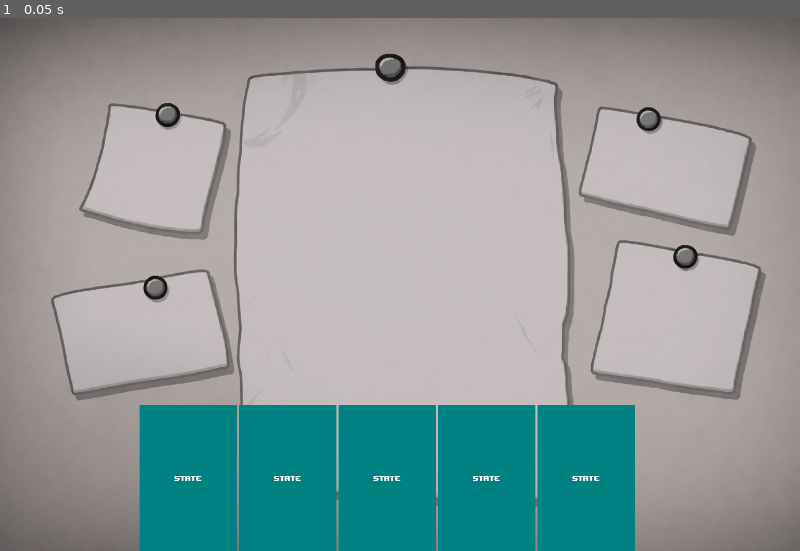
Above: before the commit, frame 1.
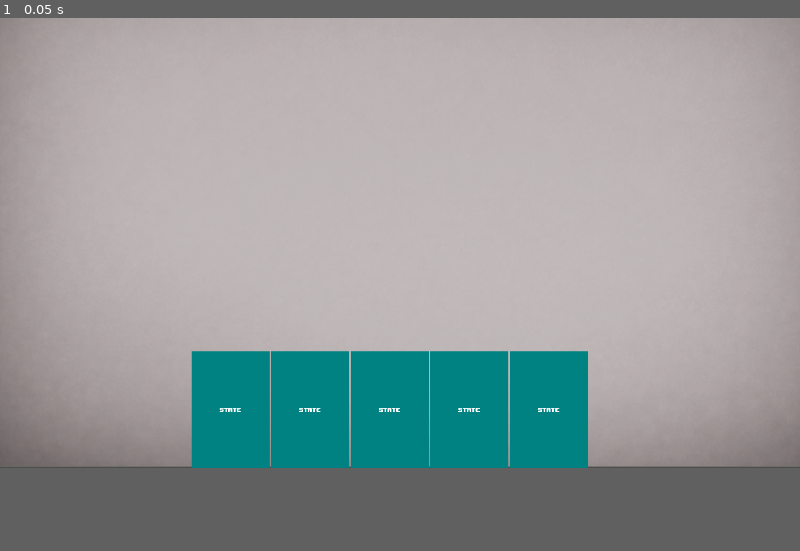
Above: after the commit, the same moment.

Repository: RadKob/game_
Game: Godot game, scene res://scenes/battle/battle.tscn
Same seed, same stepped clock (60 frames per second), same inputs: the game is played once before the commit and once after it.
Inputs:
- Up to frame 1 (0.05 s): no input
In our replay, the window is 800x533 before the commit and 800x450 after it. These sizes can differ from the game's own. Grey fills any space a smaller window leaves; there, only what the larger window draws over its background counts as a difference.

The runs differ from the first frame. In frame 1, 31% of the frame differs, in the area x 0-100%, y 0-100%.

Commit message:
Fourth commit - Coding the CardStateMachine

Diff:
--- a/project.godot
+++ b/project.godot
@@ -17,10 +17,10 @@
 
 [display]
 
-window/size/viewport_width=1536
-window/size/viewport_height=1024
-window/size/window_width_override=1536
-window/size/window_height_override=1024
+window/size/viewport_width=1920
+window/size/viewport_height=1080
+window/size/window_width_override=1920
+window/size/window_height_override=1080
 window/stretch/mode="viewport"
 
 [layer_names]
--- a/scenes/battle/battle.tscn
+++ b/scenes/battle/battle.tscn
@@ -11,6 +11,7 @@
 
 [node name="Background" type="Sprite2D" parent="."]
 modulate = Color(0.783523, 0.783523, 0.783523, 1)
+scale = Vector2(1, 0.997)
 texture = ExtResource("1_7gynk")
 centered = false
 metadata/_edit_lock_ = true
@@ -19,7 +20,7 @@
 collision_layer = 2
 
 [node name="CollisionShape2D" type="CollisionShape2D" parent="CardDropArea"]
-position = Vector2(775, 475)
+position = Vector2(905, 384)
 shape = SubResource("RectangleShape2D_7gynk")
 
 [node name="BattleUI" type="CanvasLayer" parent="."]
--- /dev/null
+++ b/scenes/card_ui/card_state_machine.gd
@@ -0,0 +1,48 @@
+class_name CardStateMachine
+extends Node
+
+@export var initial_state: CardState
+
+var current_state: CardState
+var states := {}
+
+func init(card: CardUI) -> void:
+	for child in get_children():
+		if child is CardState:
+			states[child.state] = child
+			child.transition_requested.connect(_on_transition_requested)
+			child.card_ui = card
+
+	if initial_state:
+		initial_state.enter()
+		current_state = initial_state
+
+func on_input(event: InputEvent) -> void:
+	if current_state:
+		current_state.on_input(event)
+
+func on_gui_input(event: InputEvent) -> void:
+	if current_state:
+		current_state.on_gui_input(event)
+
+func on_mouse_entered() -> void:
+	if current_state:
+		current_state.on_mouse_entered()
+
+func on_mouse_exited() -> void:
+	if current_state:
+		current_state.on_mouse_exited()
+
+func _on_transition_requested(from: CardState, to: CardState.State) -> void:
+	if from != current_state:
+		return
+
+	var new_state: CardState = states[to]
+	if not new_state:
+		return
+
+	if current_state:
+		current_state.exit()
+
+	new_state.enter()
+	current_state = new_state
--- /dev/null
+++ b/scenes/card_ui/card_states/card_state.gd
@@ -0,0 +1,28 @@
+class_name CardState
+extends Node
+
+enum State {BASE, CLICKED, DRAGGING, AIMING, RELASED}
+
+signal transition_requested(from: CardState, to: State)
+
+@export var state: State
+
+var card_ui: CardUI
+
+func enter() -> void:
+	pass
+
+func exit() -> void:
+	pass
+
+func on_input(_event: InputEvent) -> void:
+	pass
+
+func on_gui_input(_event: InputEvent) -> void:
+	pass
+
+func on_mouse_entered() -> void:
+	pass
+
+func on_mouse_exited() -> void:
+	pass
--- /dev/null
+++ b/scenes/card_ui/card_ui.gd
@@ -0,0 +1,7 @@
+class_name CardUI
+extends Control
+
+signal reparent_requested(which_card_ui: CardUI)
+
+@onready var color: ColorRect = $Color
+@onready var state: Label = $State
--- a/scenes/card_ui/card_ui.tscn
+++ b/scenes/card_ui/card_ui.tscn
@@ -1,6 +1,8 @@
-[gd_scene load_steps=3 format=3 uid="uid://do6vl01bx1air"]
+[gd_scene load_steps=5 format=3 uid="uid://do6vl01bx1air"]
 
 [ext_resource type="Theme" uid="uid://c10kqjrk4hc5w" path="res://main_theme.tres" id="1_gy3gl"]
+[ext_resource type="Script" uid="uid://irftvv7jgdlm" path="res://scenes/card_ui/card_ui.gd" id="2_els2s"]
+[ext_resource type="Script" uid="uid://cihw86h3r77wv" path="res://scenes/card_ui/card_state_machine.gd" id="3_psaan"]
 
 [sub_resource type="RectangleShape2D" id="RectangleShape2D_gy3gl"]
 size = Vector2(187, 280)
@@ -11,11 +13,12 @@
 anchors_preset = 15
 anchor_right = 1.0
 anchor_bottom = 1.0
-offset_right = -1349.0
-offset_bottom = -744.0
+offset_right = -1733.0
+offset_bottom = -800.0
 grow_horizontal = 2
 grow_vertical = 2
 theme = ExtResource("1_gy3gl")
+script = ExtResource("2_els2s")
 
 [node name="Color" type="ColorRect" parent="."]
 layout_mode = 1
@@ -44,3 +47,6 @@
 [node name="CollisionShape2D" type="CollisionShape2D" parent="DropPointDetector"]
 position = Vector2(93.5, 140)
 shape = SubResource("RectangleShape2D_gy3gl")
+
+[node name="CardStateMachine" type="Node" parent="."]
+script = ExtResource("3_psaan")
Binary file changed: art/background.png
Not shown, changed: art/background.png.import
Not shown: 1 places in scenes/battle/battle.tscn that only renumber resources
Not shown, added: scenes/card_ui/card_state_machine.gd.uid
Not shown, added: scenes/card_ui/card_states/card_state.gd.uid
Not shown, added: scenes/card_ui/card_ui.gd.uid
